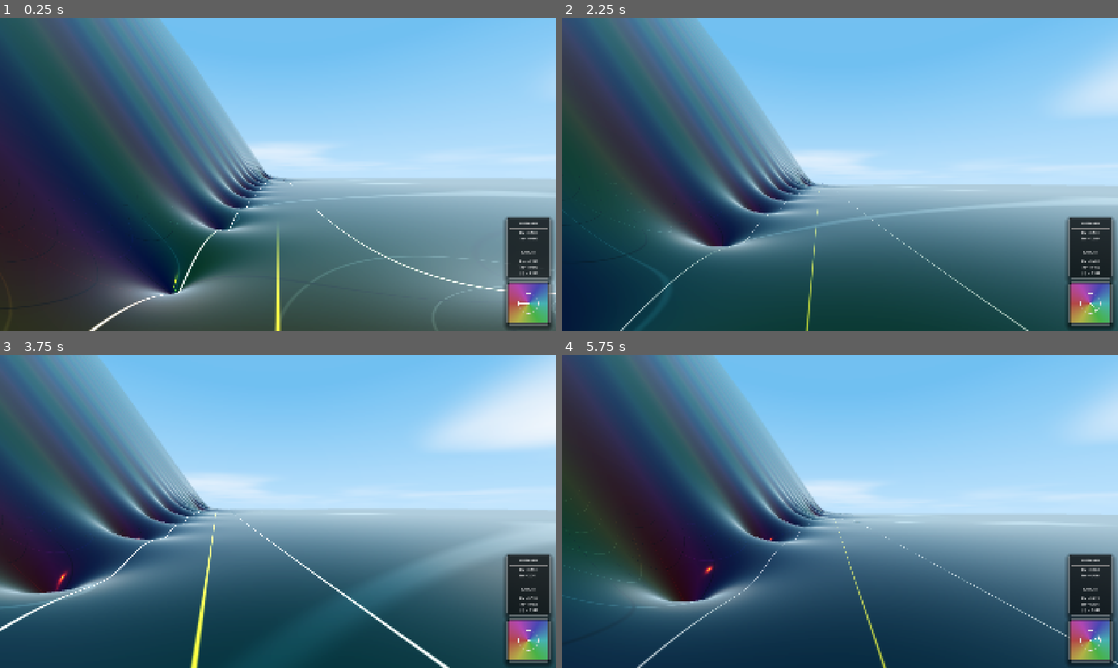
Above: before the commit, frames 1-4 (two rows, left to right).
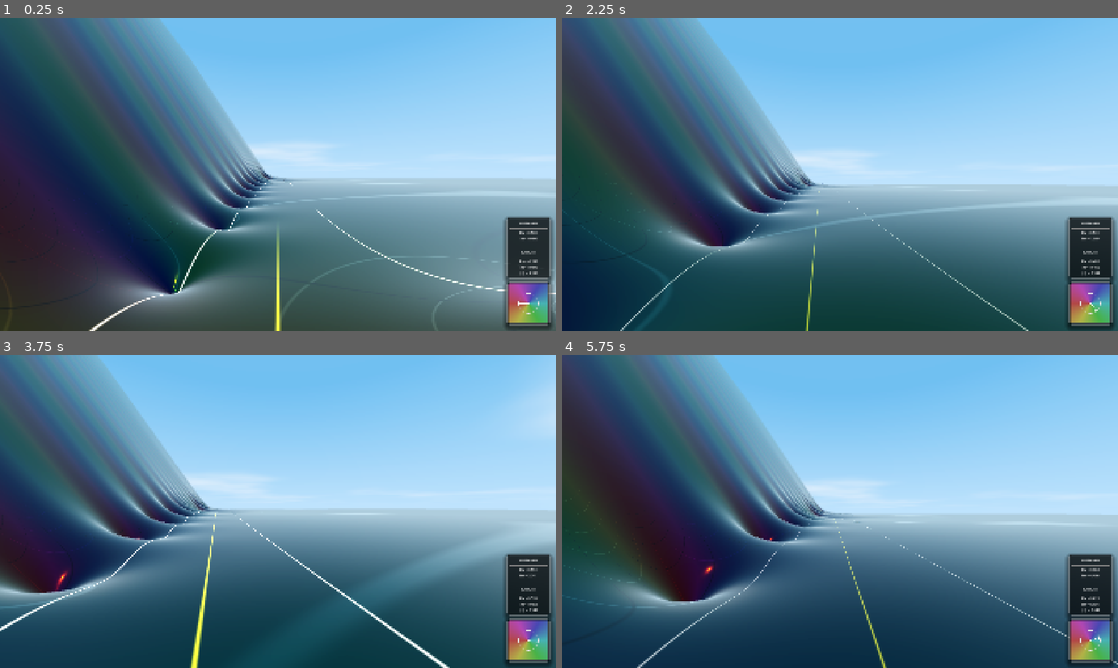
Above: after the commit, the same moments.

Repository: allanino/complex-functions-explorer
Game: Godot game, scene res://scenes/main.tscn
Two runs of this game, one before a commit and one after it. Both use one fixed random seed, a clock stepped at 60 frames per second and the inputs below.
Inputs (mouse positions are in pixels of both pictures, inside the frame that each line leads up to):
- Up to frame 1 (0.25 s): no input
- Up to frame 2 (2.25 s): tap Enter at 0.5 s; move the mouse to (867, 174) at 0.52 s; hold W (move_forward) from 0.53 s (still down); tap G at 0.6 s; tap Space at 0.77, 1.52 s; move the mouse to (812, 174) at 1.27 s; tap N at 1.35 s; move the mouse to (851, 168) at 2.02 s; tap C at 2.1 s
- Up to frame 3 (3.75 s): keep holding W (move_forward); move the mouse to (272, 517) at 2.77 s; tap Shift at 2.85 s; tap Space at 3.02 s; move the mouse to (316, 514) at 3.52 s; hold Ctrl from 3.53 s (still down)
- Up to frame 4 (5.75 s): keep holding W (move_forward); tap Space at 3.77, 4.52 s; move the mouse to (795, 508) at 4.27 s; release Ctrl at 4.28 s; tap G at 4.35 s; move the mouse to (845, 511) at 5.02 s; tap N at 5.1 s

The runs differ from the first frame. In frame 2, 1.2% of the frame differs, in the area x 90-100%, y 11-31%; in frame 3, 4.4%, in the area x 77-100%, y 0-31%; in frame 4, 0.8%.

Commit message:
Clouds tweaks

Diff:
--- a/shaders/sky.gdshader
+++ b/shaders/sky.gdshader
@@ -117,12 +117,18 @@
         if (eye_alt > -0.1) {
             // Use a more balanced projection for coverage across the entire sky
             // Adding a smaller offset to the denominator to keep clouds visible at zenith
-            vec2 cloud_uv = EYEDIR.xz / (max(eye_alt, 0.01) + 0.05);
-            cloud_uv += TIME * 0.015;
-
-            float cloud_fbm = fbm(cloud_uv * 0.3);
+
+            vec2 cloud_uv =EYEDIR.xz / (max(eye_alt, 0.01) + 0.05);
+
+            vec2 uv1 = cloud_uv + vec2(TIME * 0.002, TIME * 0.001);
+            vec2 uv2 = cloud_uv + vec2(TIME * -0.0007, TIME * 0.0015);
+
+            float cloud_fbm =
+                fbm(uv1 * 0.3) * 0.7 +
+                fbm(uv2 * 0.6) * 0.3;
+
             // Lower threshold for more cloud coverage across the sky
-            float cloud_density = smoothstep(0.3, 0.8, cloud_fbm);
+            float cloud_density = smoothstep(0.4, 0.8, cloud_fbm);
 
             // Add detail noise without over-thinning
             float detail_noise = fbm(cloud_uv * 1.5 + vec2(TIME * 0.005));
